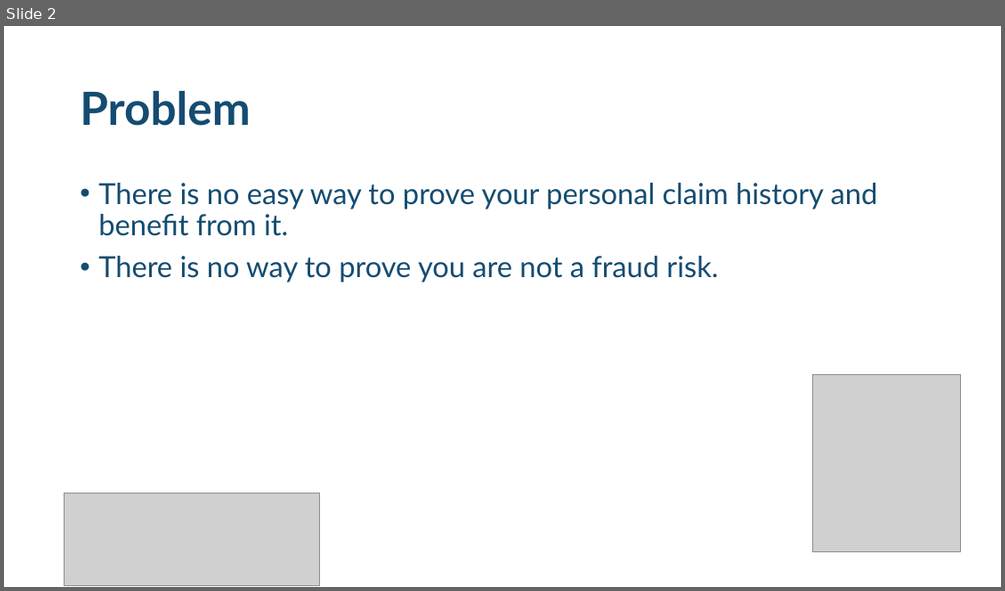
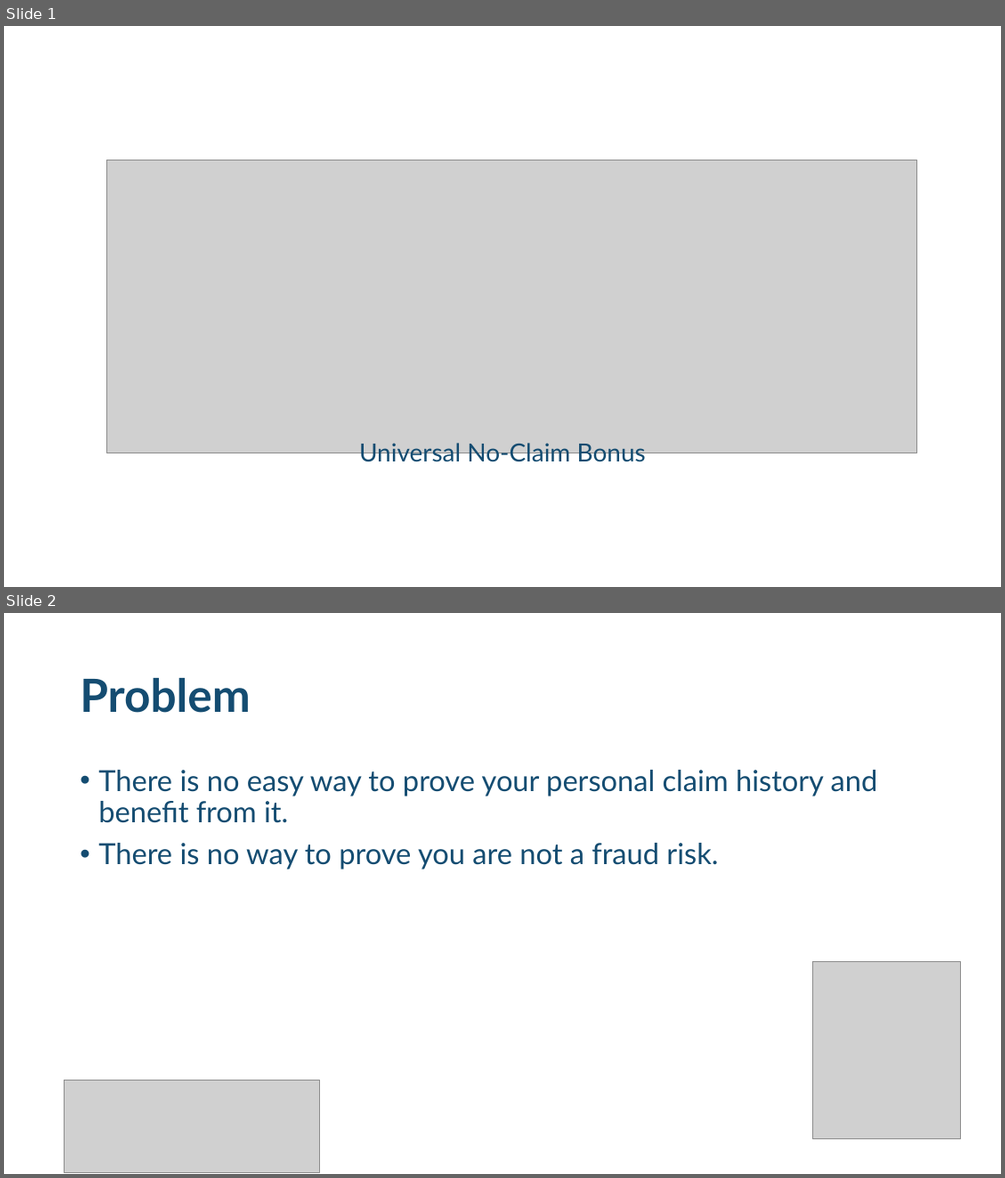
Before and after one commit to divsinghal/Claimless, a slide deck: Claimless - Pitch.pptx. Shown one above the other, each under a label of ours: slide 2 before the commit, slides 1 and 2 after it. The pictures are 1005x591 and 1005x1178 pixels, drawn with LibreOffice and Linux fonts; fonts in the diff are those of the drawing; grey boxes stand for pictures. Boxes give left, top, right and bottom in pixels: in the first picture for what was removed or moved away, otherwise in the second. Text is boxed around its words. In the diff, an @@ line names an element or a change of style, - is before the commit and + after.

```diff
--- a/Claimless - Pitch.pptx
+++ b/Claimless - Pitch.pptx
@@ slide 1 added at (4,26,1001,587), background #FFFFFF @@
@@ picture added at (106,160,917,453) @@
@@ text added at (359,443,646,467), 24 pt, text #144C71 @@
+Universal No-Claim Bonus
```
Also in this commit, not shown: 1 slide changed, 1 slide removed, 14 other files.
